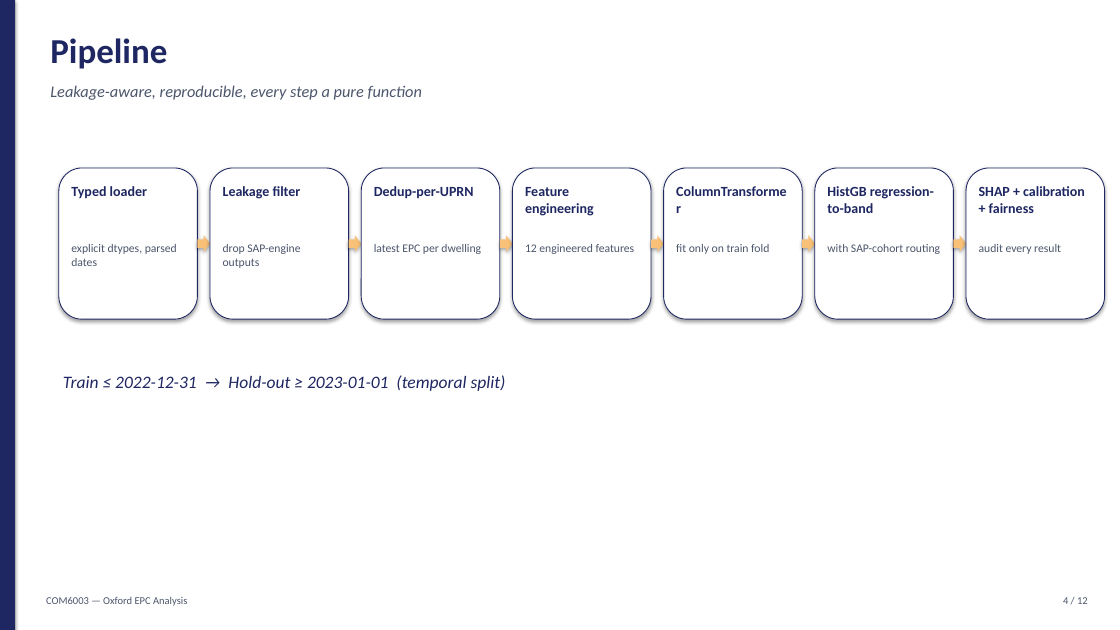
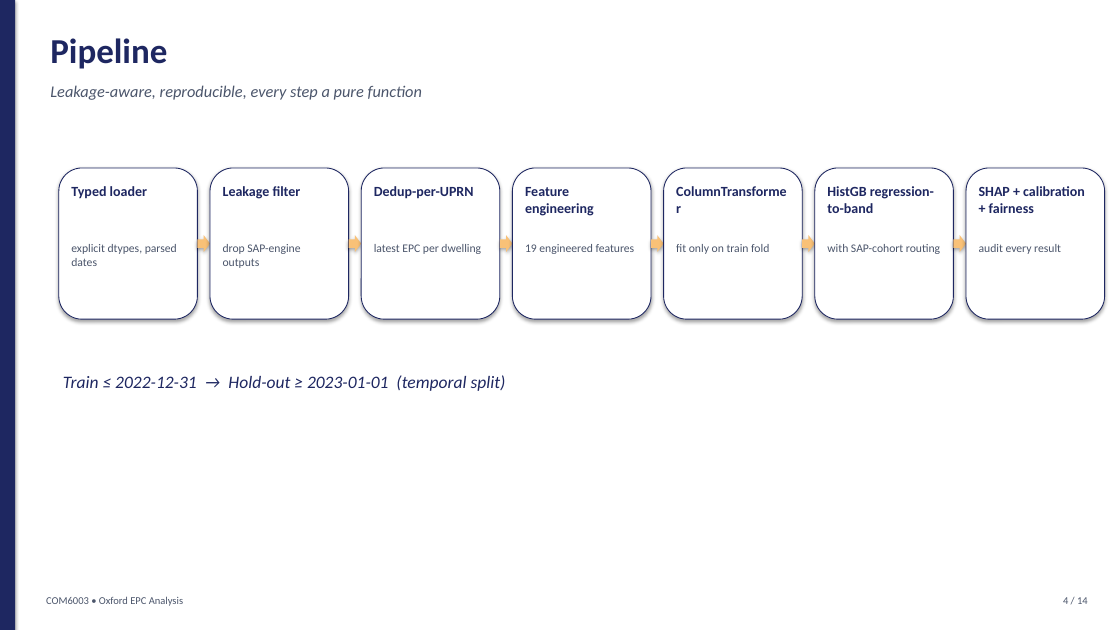
Before and after one commit to parsecsion/oxford-epc, a slide deck: slide 4 of presentation/COM6003_Oxford_Presentation.pptx. Drawn at 1120x630 pixels with LibreOffice and Linux fonts; fonts in the diff are those of the drawing. Boxes give left, top, right and bottom in pixels: in the first picture for what was removed or moved away, otherwise in the second. Text is boxed around its words. In the diff, an @@ line names an element or a change of style, - is before the commit and + after.

```diff
--- a/presentation/COM6003_Oxford_Presentation.pptx
+++ b/presentation/COM6003_Oxford_Presentation.pptx
@@ text at <box>525,244,635,254</box>: text changed @@
-12 engineered features
+19 engineered features
@@ text at <box>46,596,183,606</box>: text changed @@
-COM6003 — Oxford EPC Analysis
+COM6003 • Oxford EPC Analysis
@@ text at <box>1063,597,1088,604</box>: text changed @@
-4 / 12
+4 / 14
```
Also in this commit, not shown: 11 other slides changed, 2 slides added, 4 other files.
